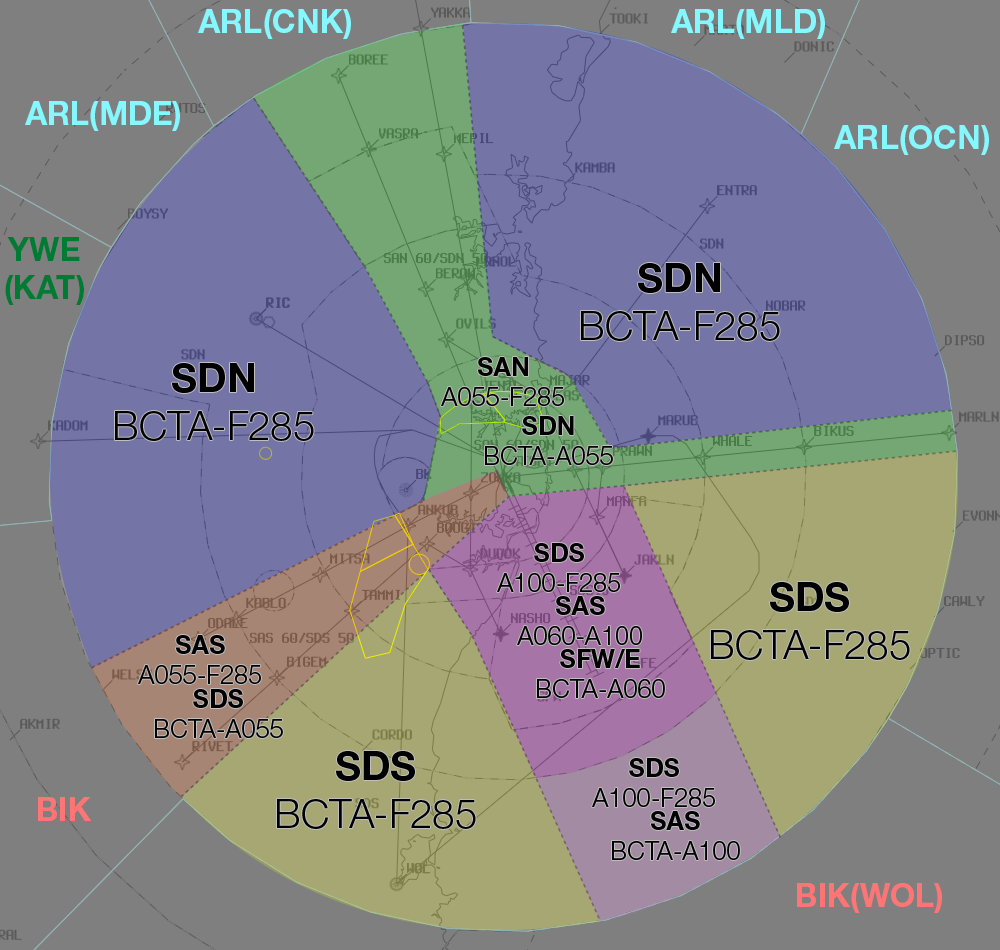
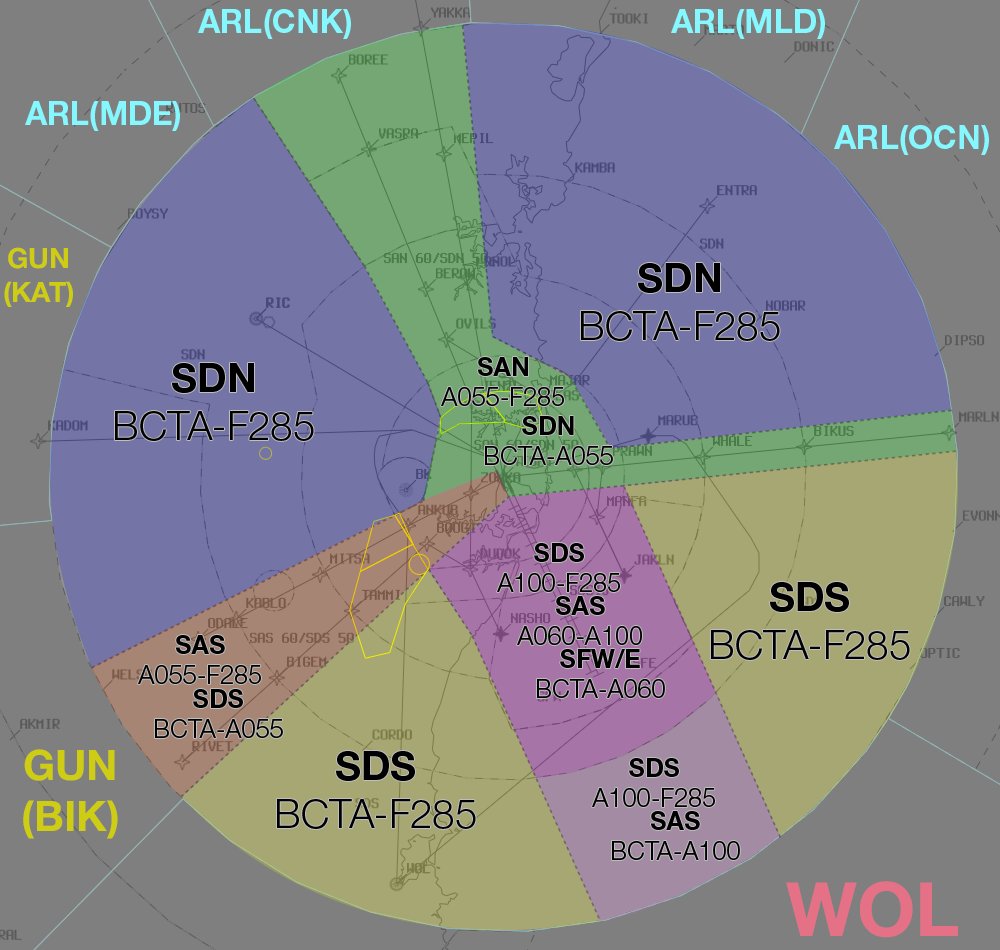
Two versions of the same layered image (1000x950). Layer-by-layer changes:
renamed "BIK" to "GUN (BIK)", moved it above "GUN (KAT)", painted on it over bbox(23, 749, 118, 839)
renamed "YWE (KAT)" to "GUN (KAT)", painted on it over bbox(4, 237, 84, 307)
renamed "BIK(WOL)" to "WOL", painted on it over bbox(786, 881, 958, 938)